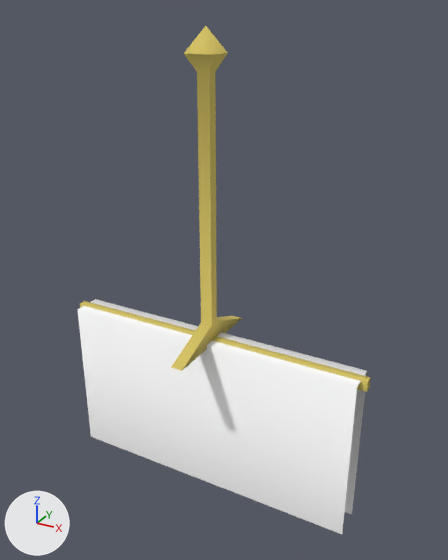
Before and after pictures for a commit that changed the glTF model public/3d/item/model__item__room.ofs_4657_0/4657floor_r.gltf.
Camera for both pictures: a 50 mm camera at (1.34, -2.29, 1.49) aimed at (0.06, 0.04, 0.32). Lighting does not change. The marker at lower left points along +X, +Y and +Z. The picture after the commit comes second.

Objects in the first picture: '4657floor_r'.
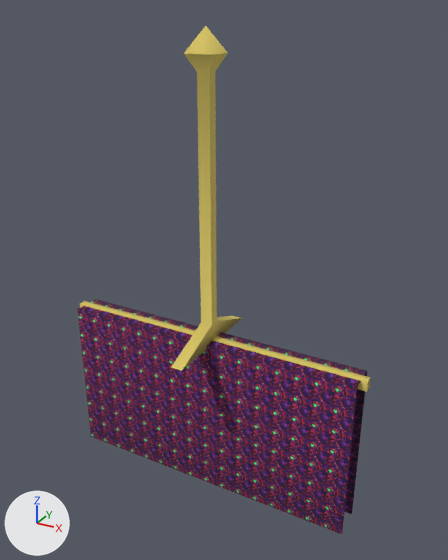
Changed parts and their boxes (x1, y1, x2, y2) in the pictures (448 x 560 px):
'4657floor_r', surface changed (darker): (77, 299, 370, 534) in both

What the commit changed:
Picture 'r_floor00_c' (img_r_floor00_c) is new.
In material 'home_00fl' (mat_home_00fl), base_color is no longer (1.0, 1.0, 1.0), white #ffffff.
In material 'home_00fl' (mat_home_00fl), texture is now set to img_r_floor00_c.
